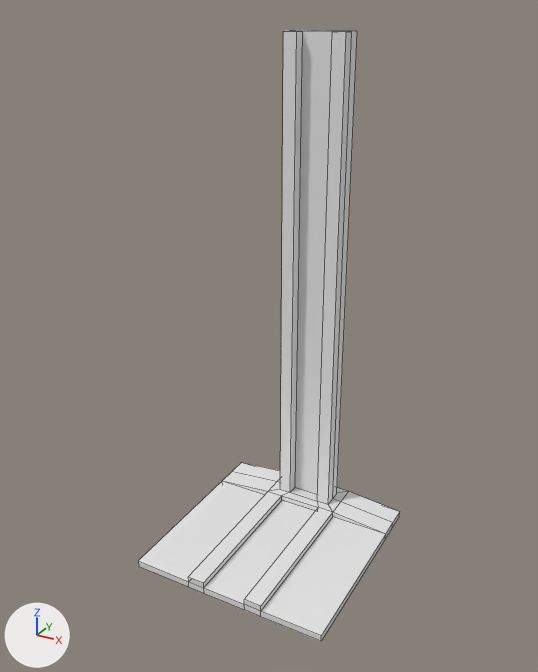
Two versions of the FBX model Content/Obstacles/Meshes/SM_ENV_ELEVATOR_STAND_01.FBX, one commit apart.
Camera for both pictures: a 50 mm camera at (2.376, -4.425, 4.058) aimed at (-0.027, -0.057, 1.874). Every picture has the same lights, and +X, +Y and +Z are marked at lower left. Mesh edges are drawn as thin lines. Where no turn or scale is listed for an object, it has been applied to the vertices.

Objects in the first picture: 'elevator_stand_01'.
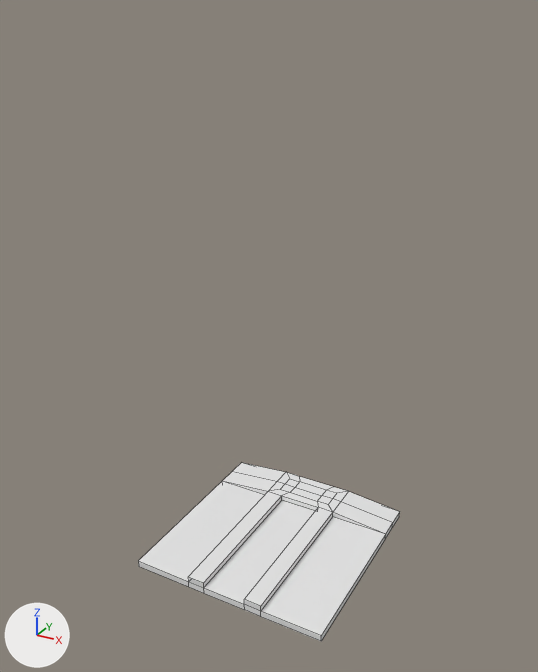
Commit message: changed ELEVATOR objects

What differs and where, as boxes [x1, y1, x2, y2] in the pictures (538 x 672 px):
'elevator_stand_01', reshaped (71% shorter)
    before: [138, 30, 400, 641]
    after: [138, 463, 400, 641]
part 1 of me_mesh, cut back
    before: [280, 30, 357, 504]
    after: [281, 479, 337, 504]

Edits to the bpy script that builds the scene:
```text
Change me_mesh:
    used by ob_elevator_stand_01; location = (0.0, 0.0, 0.0)
    remove me_mesh.from_pydata(...)  # 82 vertices, 82 faces; spans x -0.8..0.8, y -0.8..0.8, z 0.0..3.92
    add me_mesh.from_pydata(...)  # 70 vertices, 70 faces; spans x -0.8..0.8, y -0.8..0.8, z 0.0..0.1
    me_mesh part 1
    12 vertices are removed from x -0.24..0.24, y 0.53..0.72, z 3.92
    17 faces are deleted
    5 new faces join them
```
